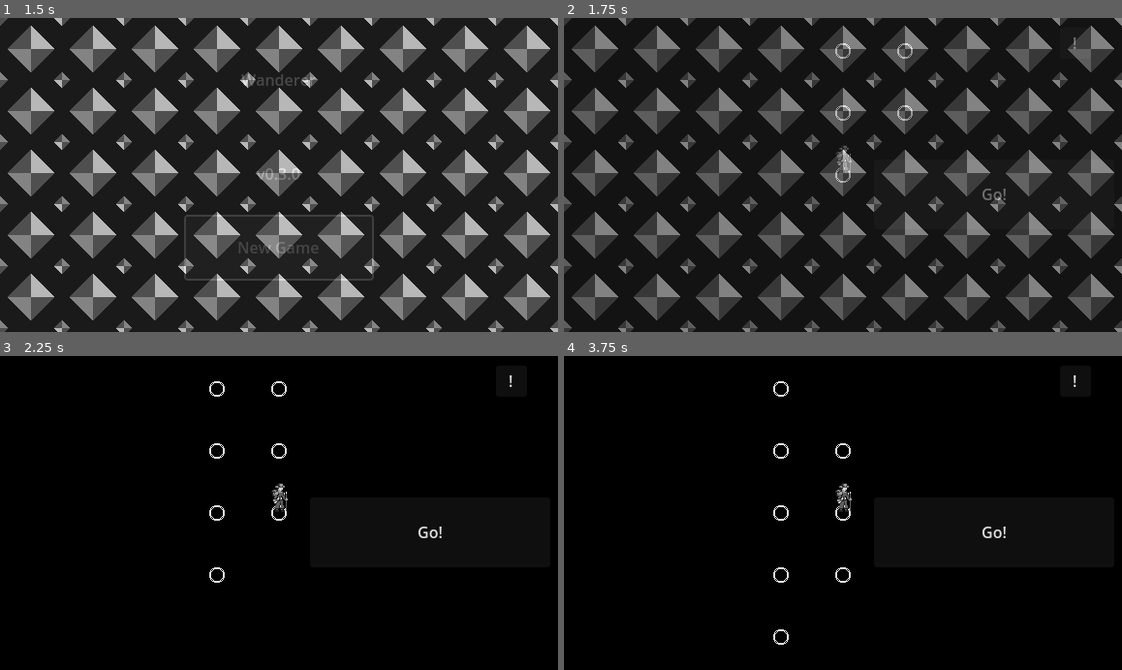
Above: before the commit, frames 1-4 (two rows, left to right).
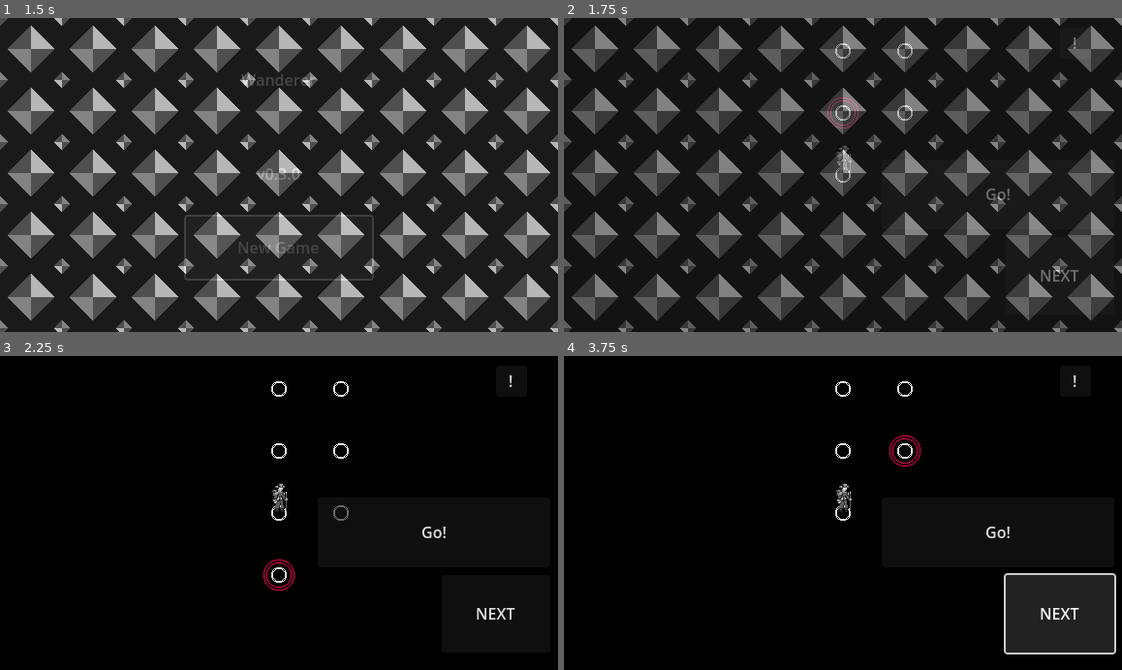
Above: after the commit, the same moments.

Repository: LidesSam/wanderer
Game: Godot game, scene res://source/scenes/main_menu.tscn
Two runs of this game, one before a commit and one after it. Both use one fixed random seed, a clock stepped at 60 frames per second and the inputs below.
Inputs (mouse positions are in pixels of both pictures, inside the frame that each line leads up to):
- Up to frame 1 (1.5 s): click "New Game" at 0.5 s; click "New Game" at 1.25 s
- Up to frame 2 (1.75 s): no input
- Up to frame 3 (2.25 s): click "Go!" at 2 s
- Up to frame 4 (3.75 s): click "Go!" at 2.75 s; click (1060, 613) at 3.5 s, where only the run after the commit has a clickable "NEXT"

Frame 1 is identical in both runs. In frame 2, 0.3% of the frame differs, in the area x 47-93%, y 25-84%; in frame 3, 0.7%; in frame 4, 5.8%, in the area x 37-99%, y 8-96%.

Commit message:
new freature: selector of next loc

Diff:
--- a/source/elements/char.gd
+++ b/source/elements/char.gd
@@ -20,6 +20,9 @@
 func set_current_loc(loc):
 	currentLoc=loc
 	global_position=currentLoc.global_position
+	world.cursorIndex=0
+	world.set_cursor_on_loc(currentLoc.connectedLocs[world.cursorIndex])
+
 
 func _on_go_btn_pressed():
 	pass # Replace with function body.
@@ -51,7 +54,7 @@
 
 func go_to_next_loc():
 	$Camera2D/controls/moveBtn.show()
-	set_current_loc(currentLoc.conectedLocs[currentLoc.conectedLocs.size()-1])
+	set_current_loc(currentLoc.connectedLocs[world.cursorIndex])
 	if (currentLoc.hasEvent):
 		$Camera2D/controls/inspectBtn.show()
 
@@ -76,3 +79,12 @@
 	$Camera2D/playerMenu.show()
 	$Camera2D/playerMenu.update_gold(gold)
 	pass # Replace with function body.
+
+
+func _on_next_loc_btn_pressed():
+	world.cursorIndex+=1
+	if(world.cursorIndex>=currentLoc.connectedLocs.size()):
+		world.cursorIndex=0
+	world.set_cursor_on_loc(currentLoc.connectedLocs[world.cursorIndex])
+	print("windex:",world.cursorIndex)
+	pass # Replace with function body.
--- a/source/elements/char.tscn
+++ b/source/elements/char.tscn
@@ -88,17 +88,24 @@
 [node name="controls" type="Node2D" parent="Camera2D"]
 
 [node name="moveBtn" type="Button" parent="Camera2D/controls"]
-offset_left = 32.0
+offset_left = 40.0
 offset_top = -16.0
 offset_right = 280.0
 offset_bottom = 56.0
 text = "Go!"
 
+[node name="nextLocBtn" type="Button" parent="Camera2D/controls"]
+offset_left = 168.0
+offset_top = 64.0
+offset_right = 280.0
+offset_bottom = 144.0
+text = "NEXT"
+
 [node name="inspectBtn" type="Button" parent="Camera2D/controls"]
 visible = false
-offset_left = 32.0
+offset_left = 40.0
 offset_top = 64.0
-offset_right = 280.0
+offset_right = 152.0
 offset_bottom = 144.0
 text = "!"
 
@@ -174,6 +181,7 @@
 }
 
 [connection signal="pressed" from="Camera2D/controls/moveBtn" to="." method="_on_move_btn_pressed"]
+[connection signal="pressed" from="Camera2D/controls/nextLocBtn" to="." method="_on_next_loc_btn_pressed"]
 [connection signal="pressed" from="Camera2D/controls/inspectBtn" to="." method="_on_inspect_btn_pressed"]
 [connection signal="pressed" from="Camera2D/menuBtn" to="." method="_on_menu_btn_pressed"]
 [connection signal="pressed" from="Camera2D/playerMenu/main/closeBtn" to="Camera2D/playerMenu" method="_on_close_btn_pressed"]
--- a/source/elements/location.gd
+++ b/source/elements/location.gd
@@ -7,10 +7,9 @@
 var hasEvent=false
 var hasFoe=false
 
+var connectedLocs=[]
 
-
-var conectedLocs=[]
-
+#indicate the end of the game
 var roadend=false
 
 # Called when the node enters the scene tree for the first time.
@@ -22,11 +21,10 @@
 	pass
 
 func add_conection(loc):
-	conectedLocs.push_back(loc)
+	connectedLocs.push_back(loc)
 
 func land_in():
-	for mapLoc in conectedLocs:
-		mapLoc.show_cursor()
+	pass
 
 func set_foe():
 	hasEvent=true
--- a/source/elements/location.tscn
+++ b/source/elements/location.tscn
@@ -6,12 +6,6 @@
 [node name="location" type="Marker2D"]
 script = ExtResource("1_6pi5f")
 
-[node name="cursor" type="AnimatedSprite2D" parent="."]
-visible = false
-modulate = Color(1, 0.992157, 0, 1)
-sprite_frames = ExtResource("2_bru2v")
-animation = &"main"
-
 [node name="spr" type="AnimatedSprite2D" parent="."]
 sprite_frames = ExtResource("2_bru2v")
 animation = &"path"
--- a/source/scenes/world.gd
+++ b/source/scenes/world.gd
@@ -2,6 +2,7 @@
 
 var player=null
 var dicePopup =null
+var cursorIndex=0
 
 # Called when the node enters the scene tree for the first time.
 func _ready():
@@ -9,9 +10,10 @@
 	$gen.gen_linear_map(5,10)
 
 	player=load("res://source/elements/char.tscn").instantiate()
+	player.world=self
 	player.set_current_loc($gen.startLoc)
 	$actors.add_child(player)
-	player.world=self
+
 
 	dicePopup = player.dicePopup
 	dicePopup.goodResult=player.go_to_next_loc
@@ -33,6 +35,9 @@
 	if(loc.hasFoe):
 		player.wait()
 		start_random_battle()
+
+func set_cursor_on_loc(loc):
+	$cursorLoc.global_position=loc.global_position
 
 func start_random_battle():
 	player.on_battle()
--- a/source/scenes/world.tscn
+++ b/source/scenes/world.tscn
@@ -1,8 +1,9 @@
-[gd_scene load_steps=4 format=3 uid="uid://hoxggrtkn87q"]
+[gd_scene load_steps=5 format=3 uid="uid://hoxggrtkn87q"]
 
 [ext_resource type="Script" path="res://source/factory/mapGen.gd" id="1_dsx84"]
 [ext_resource type="Script" path="res://source/scenes/world.gd" id="1_m07vj"]
 [ext_resource type="PackedScene" uid="uid://dnfw1epyp28ra" path="res://source/scenes/battle.tscn" id="3_kx475"]
+[ext_resource type="Texture2D" uid="uid://cyhqjqvxereep" path="res://assets/sprites/map/map-dot/map_dot_1.png" id="4_x345q"]
 
 [node name="world" type="Node2D"]
 script = ExtResource("1_m07vj")
@@ -67,4 +68,8 @@
 offset_bottom = 233.0
 text = "Go to Title"
 
+[node name="cursorLoc" type="Sprite2D" parent="."]
+modulate = Color(1, 0, 0.341176, 1)
+texture = ExtResource("4_x345q")
+
 [connection signal="pressed" from="top/popup/gameover/mainMenuBtn" to="." method="_on_main_menu_btn_pressed"]
